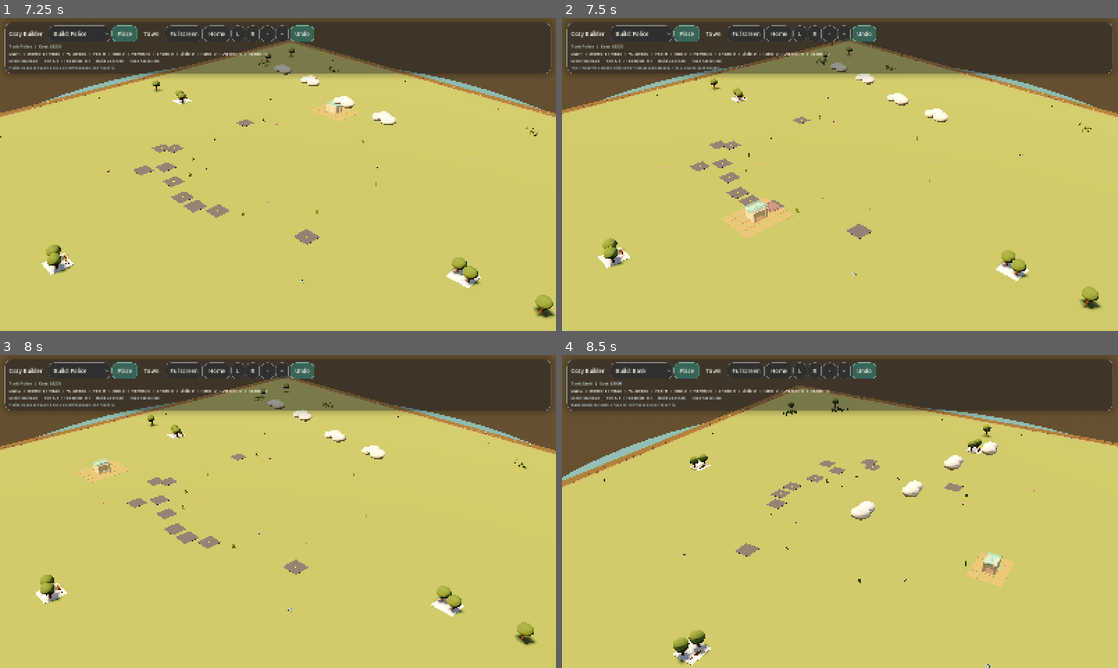
Above: before the commit, frames 1-4 (two rows, left to right).
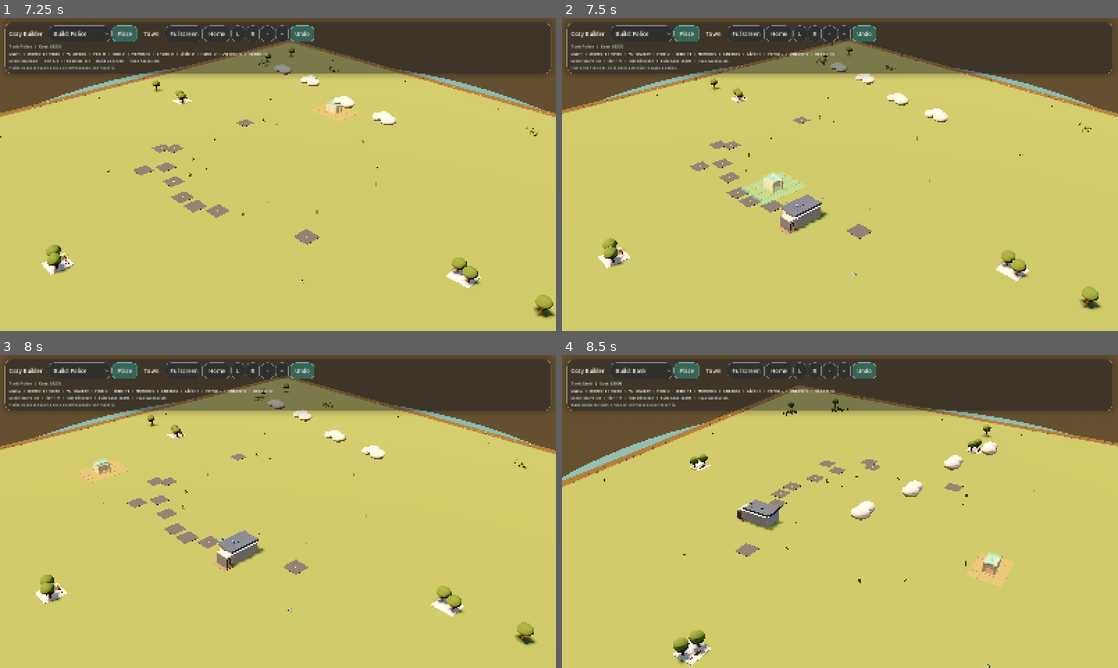
Above: after the commit, the same moments.

Repository: johnswaffles/my-backend-api
Game: Godot game, scene res://scenes/main_scene.tscn
Two runs of this game, one before a commit and one after it. Both use one fixed random seed, a clock stepped at 60 frames per second and the inputs below.
Inputs (mouse positions are in pixels of both pictures, inside the frame that each line leads up to):
- Up to frame 1 (7.25 s): click "Place" at 0.5 s; click "Build: Road" at 1.25 s; click "Town" at 2 s; click "Home" at 2.75 s; click "L" at 3.5 s; click "R" at 4.25 s; tap Space at 5, 5.27 s; move the mouse to (400, 158) at 5.02 s; hold D 5.03-5.75 s; tap 1 at 5.1 s; click (400, 158) at 5.17 s; tap Enter at 5.75 s; drag from (166, 190) to (250, 237) at 5.77 s; move the mouse to (333, 105) at 6.52 s; hold D from 6.53 s (still down); tap 3 at 6.6 s
- Up to frame 2 (7.5 s): release D at 7.25 s; drag from (812, 237) to (673, 127) at 7.27 s
- Up to frame 3 (8 s): no input
- Up to frame 4 (8.5 s): move the mouse to (1006, 558) at 8.02 s; hold A from 8.03 s (still down); tap 5 at 8.1 s; tap Space at 8.27 s

Frame 1 is identical in both runs. In frame 2, 2.5% of the frame differs, in the area x 1-49%, y 10-71%; in frame 3, 1.0%; in frame 4, 0.9%.

Commit message:
Improve lot alignment on intersections

Diff:
--- a/cozy-builder-godot/scripts/building_system.gd
+++ b/cozy-builder-godot/scripts/building_system.gd
@@ -650,11 +650,10 @@
 		return
 
 	var cell: Vector2i = pick["cell"]
-	var footprint := _footprint_for_hover_cell(_build_tool, cell)
-	var anchor := _anchor_for_hover_cell(cell, footprint)
-	footprint = _tool_footprint_for_anchor(_build_tool, anchor)
-	anchor = _anchor_for_hover_cell(cell, footprint)
-	var cells := _cells_for_anchor(anchor, footprint)
+	var hover_layout := _resolve_hover_layout(_build_tool, cell)
+	var footprint: Vector2i = hover_layout.get("footprint", _tool_footprint(_build_tool))
+	var anchor: Vector2i = hover_layout.get("anchor", _anchor_for_hover_cell(cell, footprint))
+	var cells: Array[Vector2i] = hover_layout.get("cells", _cells_for_anchor(anchor, footprint))
 	var world := _anchor_to_world(anchor, footprint)
 	var valid := false
 	var inspect_mode := _build_tool == BUILD_TOOL_INSPECT or _build_tool == BUILD_TOOL_BULLDOZE
@@ -775,7 +774,7 @@
 		_remove_selected_placement(true)
 		return
 
-	var footprint := _tool_footprint_for_anchor(_build_tool, _hover_anchor)
+	var footprint := _footprint_from_cells(_hover_cells)
 	var world := _anchor_to_world(_hover_anchor, footprint)
 	var cost := int(BUILD_TOOL_COSTS.get(_build_tool, 0))
 	if _money < cost:
@@ -843,6 +842,69 @@
 	if preferred_side == "east" or preferred_side == "west":
 		return Vector2i(base_footprint.y, base_footprint.x)
 	return base_footprint
+
+
+func _resolve_hover_layout(tool: String, cell: Vector2i) -> Dictionary:
+	var base_footprint := _tool_footprint(tool)
+	if tool == BUILD_TOOL_ROAD or tool == BUILD_TOOL_INSPECT or tool == BUILD_TOOL_BULLDOZE:
+		var simple_anchor := _anchor_for_hover_cell(cell, base_footprint)
+		return {
+			"anchor": simple_anchor,
+			"footprint": base_footprint,
+			"cells": _cells_for_anchor(simple_anchor, base_footprint),
+		}
+
+	if not _tool_requires_road(tool):
+		var default_anchor := _anchor_for_hover_cell(cell, base_footprint)
+		return {
+			"anchor": default_anchor,
+			"footprint": base_footprint,
+			"cells": _cells_for_anchor(default_anchor, base_footprint),
+		}
+
+	var candidate_footprints: Array[Vector2i] = [base_footprint]
+	var rotated_footprint := Vector2i(base_footprint.y, base_footprint.x)
+	if rotated_footprint != base_footprint:
+		candidate_footprints.append(rotated_footprint)
+
+	var best_score := -INF
+	var best_layout := {}
+	var hover_world := _cell_to_world(cell)
+	for footprint in candidate_footprints:
+		for ay in range(cell.y - footprint.y + 1, cell.y + 1):
+			for ax in range(cell.x - footprint.x + 1, cell.x + 1):
+				if ax < 0 or ay < 0 or ax + footprint.x > GRID_SIZE or ay + footprint.y > GRID_SIZE:
+					continue
+				var anchor := Vector2i(ax, ay)
+				var cells := _cells_for_anchor(anchor, footprint)
+				if not _cells_are_buildable(cells):
+					continue
+				if not _cells_touch_road(cells):
+					continue
+				var side := _preferred_frontage_side(anchor, footprint)
+				var touch := _adjacent_transport_count(anchor, footprint, side)
+				var score := _transport_side_score(anchor, footprint, side)
+				var frontage_center := _frontage_side_center(anchor, footprint, side)
+				var hover_distance := Vector2(hover_world.x, hover_world.z).distance_to(frontage_center)
+				var layout_score := float(touch) * 1000.0 + score * 10.0 - hover_distance
+				if layout_score > best_score:
+					best_score = layout_score
+					best_layout = {
+						"anchor": anchor,
+						"footprint": footprint,
+						"cells": cells,
+					}
+
+	if not best_layout.is_empty():
+		return best_layout
+
+	var fallback_footprint := _footprint_for_hover_cell(tool, cell)
+	var fallback_anchor := _anchor_for_hover_cell(cell, fallback_footprint)
+	return {
+		"anchor": fallback_anchor,
+		"footprint": fallback_footprint,
+		"cells": _cells_for_anchor(fallback_anchor, fallback_footprint),
+	}
 
 
 func _anchor_for_hover_cell(cell: Vector2i, footprint: Vector2i) -> Vector2i:
Not shown, changed: public/godot-playtest/index.html
Not shown, changed: public/godot-playtest/index.pck
